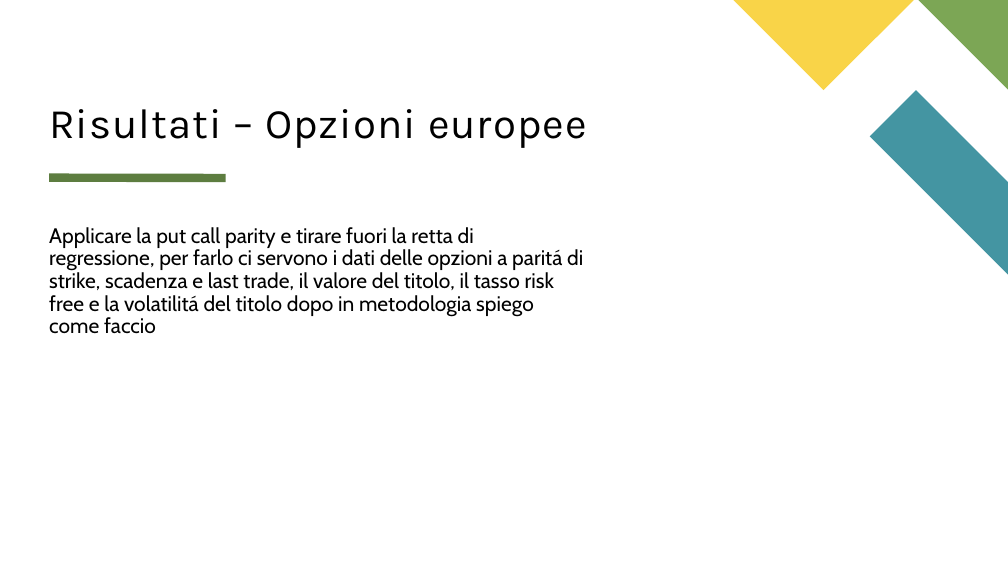
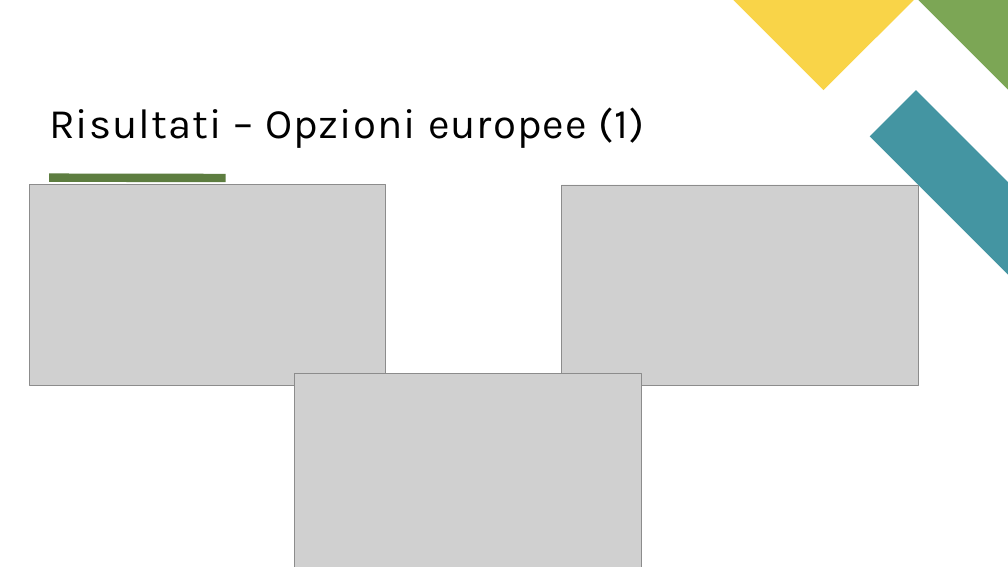
Before and after one commit to matteo-conti-97/MPSMF_Project, a slide deck: slide 14 of presentazione.pptx (slide 10 before the commit). Drawn at 1008x567 pixels with LibreOffice and Linux fonts; fonts in the diff are those of the drawing; grey boxes stand for pictures. Boxes give left, top, right and bottom in pixels: in the first picture for what was removed or moved away, otherwise in the second. Text is boxed around its words. In the diff, an @@ line names an element or a change of style, - is before the commit and + after.

```diff
--- a/presentazione.pptx
+++ b/presentazione.pptx
@@ title at [49,107,645,148]: text changed @@
-Risultati – Opzioni europee
+Risultati – Opzioni europee (1)
@@ picture added at [29,185,386,385] @@
@@ picture added at [562,185,919,386] @@
@@ text removed at [49,227,583,334] @@
-Applicare la put call parity e tirare fuori la retta di regressione, per farlo ci servono i dati delle opzioni a paritá di strike, scadenza e last trade, il valore del titolo, il tasso risk free e la volatilitá del titolo dopo in metodologia spiego come faccio
@@ picture added at [294,374,642,567] @@
```
Also in this commit, not shown: 3 other slides changed, 6 slides added, 15 other files.
